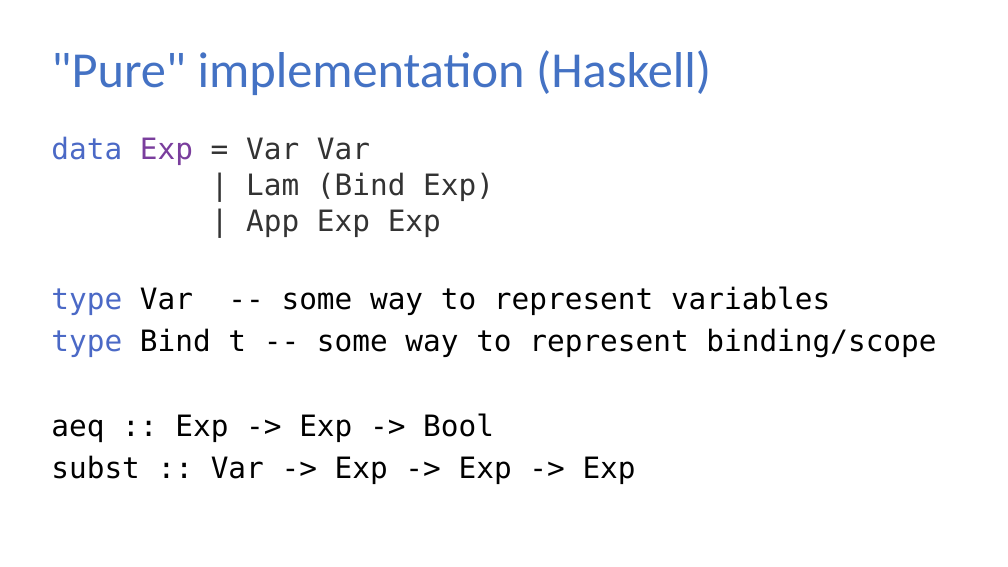
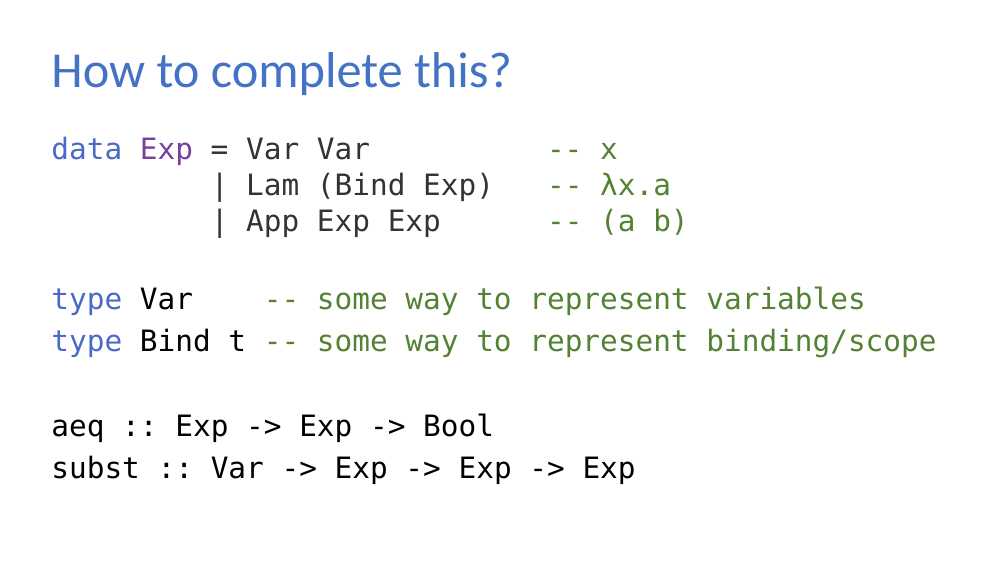
Before and after one commit to sweirich/lambda-n-ways, a slide deck: slide 3 of ifl-2021.pptx (slide 5 before the commit). Drawn at 1008x567 pixels with LibreOffice and Linux fonts; fonts in the diff are those of the drawing. Boxes give left, top, right and bottom in pixels: in the first picture for what was removed or moved away, otherwise in the second. Text is boxed around its words. In the diff, an @@ line names an element or a change of style, - is before the commit and + after.

```diff
--- a/ifl-2021.pptx
+++ b/ifl-2021.pptx
@@ title at [51,52,512,95]: text changed @@
-"Pure" implementation (Haskell)
+How to complete this?
@@ text at [51,136,688,237]: text changed @@
-data Exp = Var Var
-| Lam (Bind Exp)
-| App Exp Exp
+data Exp = Var Var -- x
+| Lam (Bind Exp) -- λx.a
+| App Exp Exp -- (a b)
@@ text at [51,286,936,357]: text colour #000000 to #548235 in "-- some way to represent variables", "-- some way to represent binding/scope" @@
```
Also in this commit, not shown: 8 other slides changed, 25 slides added, 1 slide removed, 16 other files.
